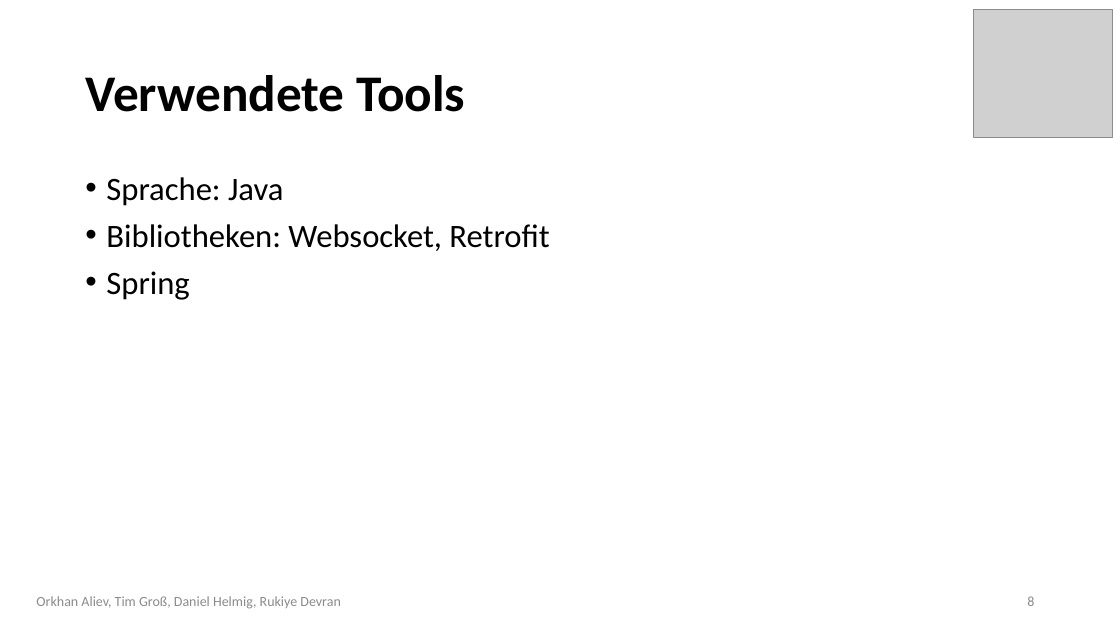
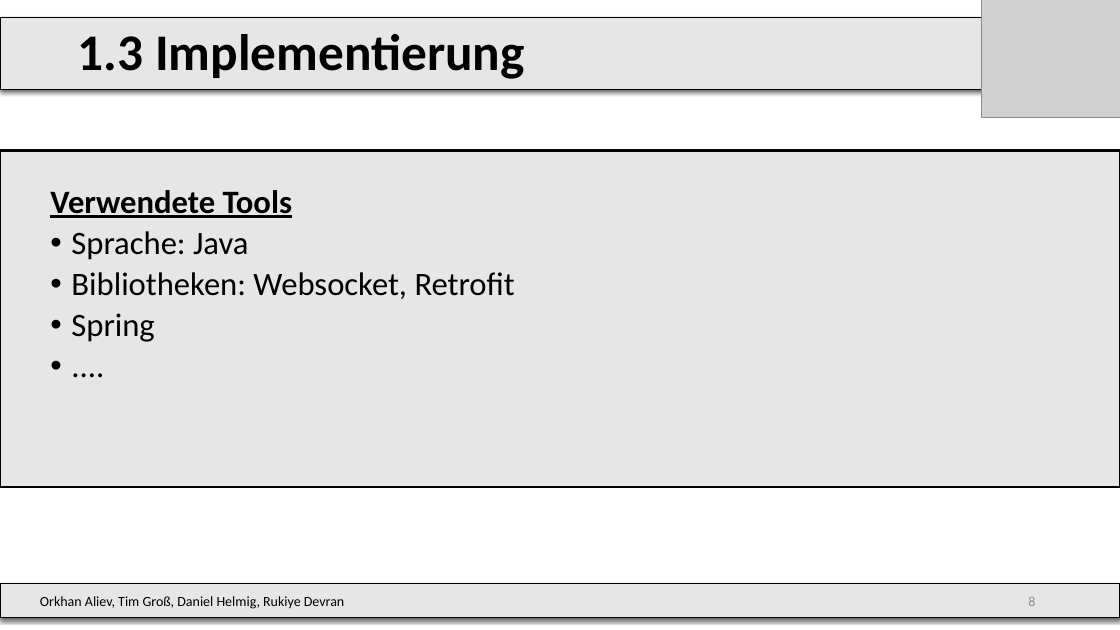
Before and after one commit to DrMopiti/pse, a slide deck: slide 8 of Abschlusspräsentation/Abschlusspräsentation.pptx. Drawn at 1120x630 pixels with LibreOffice and Linux fonts; fonts in the diff are those of the drawing; grey boxes stand for pictures; background and template pictures are left out. Boxes give left, top, right and bottom in pixels: in the first picture for what was removed or moved away, otherwise in the second. Text is boxed around its words. In the diff, an @@ line names an element or a change of style, - is before the commit and + after.

```diff
--- a/Abschlusspräsentation/Abschlusspräsentation.pptx
+++ b/Abschlusspräsentation/Abschlusspräsentation.pptx
@@ rectangle added at (0,18,1004,89), fill #E7E6E6, outline #000000 0.75 pt, 44 pt, text #000000, bold @@
+1.3 Implementierung
@@ picture: place and size @@
-picture at (974,10,1112,137)
+picture at (982,0,1120,117)
@@ title removed at (85,75,465,112) @@
-Verwendete Tools
@@ text at (0,150,1120,487): paragraph added @@
+  • ....
@@ text "Verwendete Tools": place and size @@
-text "Verwendete Tools" at (106,177,549,300)
+text "Verwendete Tools" at (0,150,1120,487)
@@ text "Verwendete Tools" at (0,150,1120,487): fill none to #E7E6E6; outline none to #000000 2.25 pt @@
@@ text at (50,190,292,218): paragraph added @@
+  Verwendete Tools
@@ text at (71,231,515,342): list level 1 to 2 in "Sprache: Java"; list level 1 to 2 in "Bibliotheken: Websocket, Retrofit"; list level 1 to 2 in "Spring" @@
@@ rectangle "Orkhan Aliev, Tim Groß, Daniel ...": place and size @@
-rectangle "Orkhan Aliev, Tim Groß, Daniel ..." at (36,596,340,609)
+rectangle "Orkhan Aliev, Tim Groß, Daniel ..." at (0,584,1120,618)
@@ rectangle "Orkhan Aliev, Tim Groß, Daniel ..." at (0,584,1120,618): text colour #8C8C8C to #000000; alignment centre to left; fill none to #E7E6E6; outline none to #000000 0.75 pt; shadow on @@
@@ text added at (792,584,1044,618), 12 pt, text #8C8C8C @@
+8
```
Also in this commit, not shown: 14 other slides changed.
